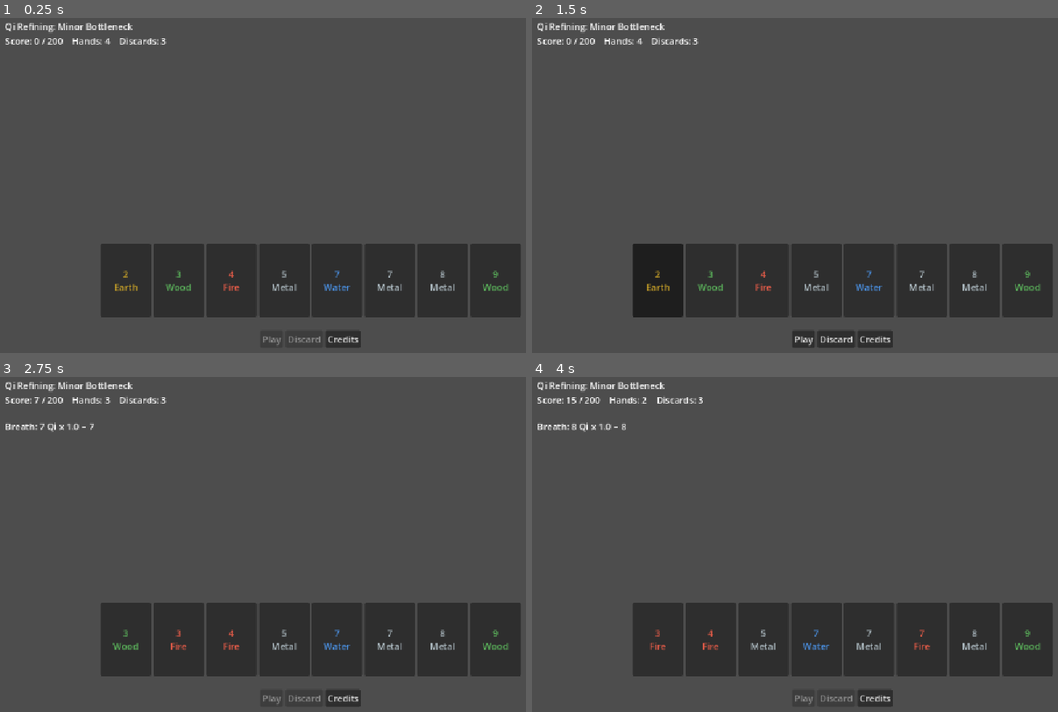
Above: before the commit, frames 1-4 (two rows, left to right).
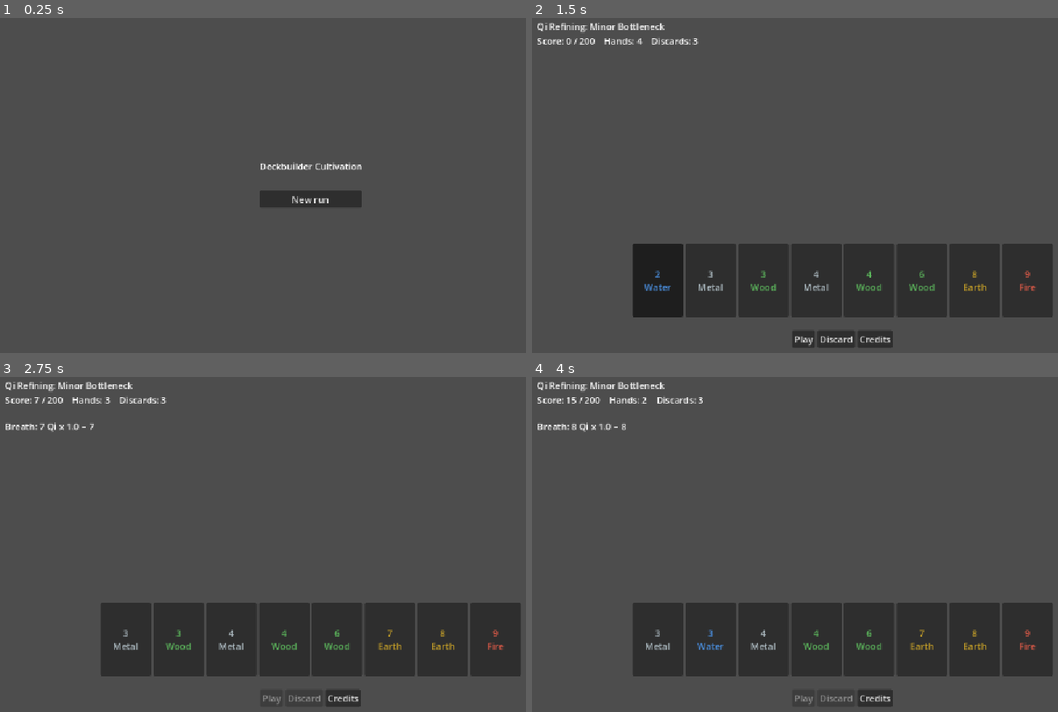
Above: after the commit, the same moments.

Repository: BazeOnigiri/deckbuilder-cultivation
Game: Godot game, scene res://ui/main/main.tscn
Same seed, same stepped clock (60 frames per second), same inputs: the game is played once before the commit and once after it. Before the commit the project starts from res://ui/round/round_screen.tscn.
Inputs (mouse positions are in pixels of both pictures, inside the frame that each line leads up to):
- Up to frame 1 (0.25 s): no input
- Up to frame 2 (1.5 s): click (842, 198) at 0.5 s, where only the run after the commit has a clickable "New run"; click (658, 279) at 1.25 s, where only the run before the commit has a clickable "2 Earth"
- Up to frame 3 (2.75 s): click "Play" at 2 s
- Up to frame 4 (4 s): click "3 Wood" at 2.75 s; click "Play" at 3.5 s

The runs differ from the first frame. In frame 1, 19% of the frame differs, in the area x 0-99%, y 1-99%; in frame 2, 0.7%; in frame 3, 0.7%; in frame 4, 0.7%.

Commit message:
feat(run): enchaine les goulots avec menu, victoire et defaite

Diff:
--- /dev/null
+++ b/core/run/run_state.gd
@@ -0,0 +1,58 @@
+class_name RunState
+extends RefCounted
+## Une run : enchaine les goulots des royaumes jusqu'a la victoire ou la defaite. Logique pure.
+
+signal round_started(round_state: RoundState)
+signal round_won
+signal finished(won: bool)
+
+## BETWEEN_ROUNDS : goulot franchi, en attente du suivant (la boutique s'inserera ici).
+enum Status {IN_ROUND, BETWEEN_ROUNDS, WON, LOST}
+
+var status: Status = Status.IN_ROUND
+var progress: RunProgress
+var current_round: RoundState
+
+var _deck: DeckState
+var _rules: RoundRules
+var _evaluator: HandEvaluator
+
+
+func _init(deck: DeckState, rules: RoundRules, evaluator: HandEvaluator, p_progress: RunProgress) -> void:
+	_deck = deck
+	_rules = rules
+	_evaluator = evaluator
+	progress = p_progress
+
+
+func start() -> void:
+	_start_round()
+
+
+## Lance le goulot suivant. Refuse si on n'est pas entre deux goulots.
+func next_round() -> bool:
+	if status != Status.BETWEEN_ROUNDS:
+		return false
+	_start_round()
+	return true
+
+
+func _start_round() -> void:
+	status = Status.IN_ROUND
+	current_round = RoundState.new(_deck, _rules, _evaluator, progress.current_target())
+	current_round.finished.connect(_on_round_finished)
+	# Emis avant start() : l'UI se branche sur le round avant la premiere pioche.
+	round_started.emit(current_round)
+	current_round.start()
+
+
+func _on_round_finished(won: bool) -> void:
+	if not won:
+		status = Status.LOST
+		finished.emit(false)
+	elif progress.advance():
+		status = Status.BETWEEN_ROUNDS
+		round_won.emit()
+	else:
+		status = Status.WON
+		finished.emit(true)
--- a/localization/textes.csv
+++ b/localization/textes.csv
@@ -20,9 +20,7 @@
 UI_LAST_HAND,%s : %d Qi x %.1f = %d,%s: %d Qi x %.1f = %d
 UI_PLAY,Jouer,Play
 UI_DISCARD,Défausser,Discard
-UI_RESTART,Rejouer,Play again
 UI_ROUND_WON,Goulot franchi !,Bottleneck broken!
-UI_ROUND_LOST,Échec de la percée.,Breakthrough failed.
 UI_CREDITS,Crédits,Credits
 UI_CREDITS_INTRO,Ce jeu utilise le moteur Godot (godotengine.org).,This game uses the Godot Engine (godotengine.org).
 REALM_RAFFINEMENT_QI,Raffinement du Qi,Qi Refining
@@ -32,3 +30,9 @@
 BOTTLENECK_GRAND,Grand goulot,Major Bottleneck
 BOTTLENECK_TRIBULATION,Tribulation céleste,Heavenly Tribulation
 UI_STAGE,%s : %s,%s: %s
+UI_TITLE,Deckbuilder Cultivation,Deckbuilder Cultivation
+UI_NEW_RUN,Nouvelle partie,New run
+UI_CONTINUE,Continuer,Continue
+UI_MENU,Menu principal,Main menu
+UI_RUN_WON,Tu as atteint le sommet de la cultivation !,You reached the peak of cultivation!
+UI_RUN_LOST,Échec de la percée. La run est terminée.,Breakthrough failed. The run is over.
--- a/project.godot
+++ b/project.godot
@@ -11,7 +11,7 @@
 [application]
 
 config/name="deckbuilder-cultivation"
-run/main_scene="res://ui/round/round_screen.tscn"
+run/main_scene="res://ui/main/main.tscn"
 config/features=PackedStringArray("4.7", "GL Compatibility")
 config/icon="res://icon.svg"
 
--- /dev/null
+++ b/ui/main/main.gd
@@ -0,0 +1,30 @@
+extends Control
+## Racine du jeu : machine a etats MENU / RUN. Une seule scene affichee a la fois.
+
+const MENU_SCENE := preload("res://ui/menu/menu_screen.tscn")
+const RUN_SCENE := preload("res://ui/round/round_screen.tscn")
+
+var _screen: Node
+
+
+func _ready() -> void:
+	_show_menu()
+
+
+func _show_menu() -> void:
+	var menu := MENU_SCENE.instantiate()
+	menu.start_requested.connect(_show_run)
+	_swap(menu)
+
+
+func _show_run() -> void:
+	var run := RUN_SCENE.instantiate()
+	run.menu_requested.connect(_show_menu)
+	_swap(run)
+
+
+func _swap(screen: Node) -> void:
+	if _screen != null:
+		_screen.queue_free()
+	_screen = screen
+	add_child(screen)
--- /dev/null
+++ b/ui/main/main.tscn
@@ -0,0 +1,12 @@
+[gd_scene format=3]
+
+[ext_resource type="Script" path="res://ui/main/main.gd" id="1"]
+
+[node name="Main" type="Control"]
+layout_mode = 3
+anchors_preset = 15
+anchor_right = 1.0
+anchor_bottom = 1.0
+grow_horizontal = 2
+grow_vertical = 2
+script = ExtResource("1")
--- /dev/null
+++ b/ui/menu/menu_screen.gd
@@ -0,0 +1,8 @@
+extends Control
+## Menu principal.
+
+signal start_requested
+
+
+func _ready() -> void:
+	%StartButton.pressed.connect(start_requested.emit)
--- /dev/null
+++ b/ui/menu/menu_screen.tscn
@@ -0,0 +1,34 @@
+[gd_scene format=3]
+
+[ext_resource type="Script" path="res://ui/menu/menu_screen.gd" id="1"]
+
+[node name="MenuScreen" type="Control"]
+layout_mode = 3
+anchors_preset = 15
+anchor_right = 1.0
+anchor_bottom = 1.0
+grow_horizontal = 2
+grow_vertical = 2
+script = ExtResource("1")
+
+[node name="Center" type="CenterContainer" parent="."]
+layout_mode = 1
+anchors_preset = 15
+anchor_right = 1.0
+anchor_bottom = 1.0
+grow_horizontal = 2
+grow_vertical = 2
+
+[node name="Layout" type="VBoxContainer" parent="Center"]
+layout_mode = 2
+theme_override_constants/separation = 32
+
+[node name="Title" type="Label" parent="Center/Layout"]
+layout_mode = 2
+text = "UI_TITLE"
+horizontal_alignment = 1
+
+[node name="StartButton" type="Button" parent="Center/Layout"]
+unique_name_in_owner = true
+layout_mode = 2
+text = "UI_NEW_RUN"
--- a/ui/round/round_screen.gd
+++ b/ui/round/round_screen.gd
@@ -1,42 +1,49 @@
 extends Control
-## Ecran de round jouable. Racine de composition : cree la logique, l'injecte, et l'affiche.
+## Ecran de run. Racine de composition : cree la logique, l'injecte, et l'affiche.
+
+signal menu_requested
 
 const DECK_PATH := "res://content/decks/paquet_depart.tres"
 const RULES_PATH := "res://content/rules/regles_base.tres"
 
+var _run: RunState
 var _round: RoundState
 var _rules: RoundRules
-var _progress: RunProgress
+var _stage: String = ""
 
 @onready var _info: Label = %Info
 @onready var _last_hand: Label = %LastHand
 @onready var _hand_row: HBoxContainer = %HandRow
 @onready var _play_button: Button = %PlayButton
 @onready var _discard_button: Button = %DiscardButton
-@onready var _restart_button: Button = %RestartButton
+@onready var _continue_button: Button = %ContinueButton
+@onready var _menu_button: Button = %MenuButton
 @onready var _credits_button: Button = %CreditsButton
+
 
 func _ready() -> void:
 	_rules = load(RULES_PATH)
 	var rng := RandomNumberGenerator.new()
 	rng.randomize()
 	var deck := DeckState.new(load(DECK_PATH), rng)
-	_progress = RunProgress.new(RealmCatalog.load_definitions())
-	_round = RoundState.new(deck, _rules, HandEvaluator.new(HandCatalog.load_definitions()), _progress.current_target())
-	_round.hand_played.connect(_on_hand_played)
-	_round.finished.connect(_on_finished)
+	var evaluator := HandEvaluator.new(HandCatalog.load_definitions())
+	_run = RunState.new(deck, _rules, evaluator, RunProgress.new(RealmCatalog.load_definitions()))
+	_run.round_started.connect(_on_round_started)
+	_run.round_won.connect(_on_round_won)
+	_run.finished.connect(_on_run_finished)
 	_play_button.pressed.connect(_on_play_pressed)
 	_discard_button.pressed.connect(_on_discard_pressed)
-	_restart_button.pressed.connect(func() -> void: get_tree().reload_current_scene())
+	_continue_button.pressed.connect(_on_continue_pressed)
+	_menu_button.pressed.connect(menu_requested.emit)
 	_credits_button.pressed.connect(_show_credits)
-	_restart_button.hide()
-	_round.start()
+	_continue_button.hide()
+	_menu_button.hide()
+	_run.start()
 	_refresh()
 
 
 func _refresh() -> void:
-	var stage: String = tr("UI_STAGE") % [tr(_progress.current_realm().name_key), tr(_progress.current_bottleneck().name_key)]
-	_info.text = stage + "\n" + tr("UI_ROUND_INFO") % [_round.score, _round.target_score, _round.hands_left, _round.discards_left]
+	_info.text = _stage + "\n" + tr("UI_ROUND_INFO") % [_round.score, _round.target_score, _round.hands_left, _round.discards_left]
 	for child: Node in _hand_row.get_children():
 		# remove_child tout de suite : queue_free seul laisse l'enfant compte jusqu'a la frame suivante.
 		_hand_row.remove_child(child)
@@ -67,6 +74,15 @@
 	_discard_button.disabled = not can_act or _round.discards_left == 0
 
 
+func _on_round_started(round_state: RoundState) -> void:
+	_round = round_state
+	_round.hand_played.connect(_on_hand_played)
+	# Nom du goulot fige au debut du round : progress avance des la victoire.
+	var progress := _run.progress
+	_stage = tr("UI_STAGE") % [tr(progress.current_realm().name_key), tr(progress.current_bottleneck().name_key)]
+	_last_hand.text = ""
+
+
 func _on_play_pressed() -> void:
 	_round.play(_selected())
 	_refresh()
@@ -77,13 +93,25 @@
 	_refresh()
 
 
+func _on_continue_pressed() -> void:
+	_continue_button.hide()
+	_run.next_round()
+	_refresh()
+
+
 func _on_hand_played(result: HandResult, score: ScoreContext) -> void:
 	_last_hand.text = tr("UI_LAST_HAND") % [tr(result.definition.name_key), score.qi, score.comprehension, score.total()]
 
 
-func _on_finished(won: bool) -> void:
-	_last_hand.text += "\n" + tr("UI_ROUND_WON" if won else "UI_ROUND_LOST")
-	_restart_button.show()
+func _on_round_won() -> void:
+	_last_hand.text += "\n" + tr("UI_ROUND_WON")
+	_continue_button.show()
+
+
+func _on_run_finished(won: bool) -> void:
+	_last_hand.text += "\n" + tr("UI_RUN_WON" if won else "UI_RUN_LOST")
+	_menu_button.show()
+
 
 ## La licence MIT de Godot exige que son texte accompagne le jeu publie.
 func _show_credits() -> void:
--- a/ui/round/round_screen.tscn
+++ b/ui/round/round_screen.tscn
@@ -1,4 +1,4 @@
-[gd_scene format=3 uid="uid://bptjp4taw6127"]
+[gd_scene format=3]
 
 [ext_resource type="Script" path="res://ui/round/round_screen.gd" id="1"]
 
@@ -55,10 +55,15 @@
 layout_mode = 2
 text = "UI_DISCARD"
 
-[node name="RestartButton" type="Button" parent="Margin/Layout/Actions"]
+[node name="ContinueButton" type="Button" parent="Margin/Layout/Actions"]
 unique_name_in_owner = true
 layout_mode = 2
-text = "UI_RESTART"
+text = "UI_CONTINUE"
+
+[node name="MenuButton" type="Button" parent="Margin/Layout/Actions"]
+unique_name_in_owner = true
+layout_mode = 2
+text = "UI_MENU"
 
 [node name="CreditsButton" type="Button" parent="Margin/Layout/Actions"]
 unique_name_in_owner = true
Not shown, added: core/run/run_state.gd.uid
Binary file changed: localization/textes.en.translation
Binary file changed: localization/textes.fr.translation
Not shown, added: ui/main/main.gd.uid
Not shown, added: ui/menu/menu_screen.gd.uid
